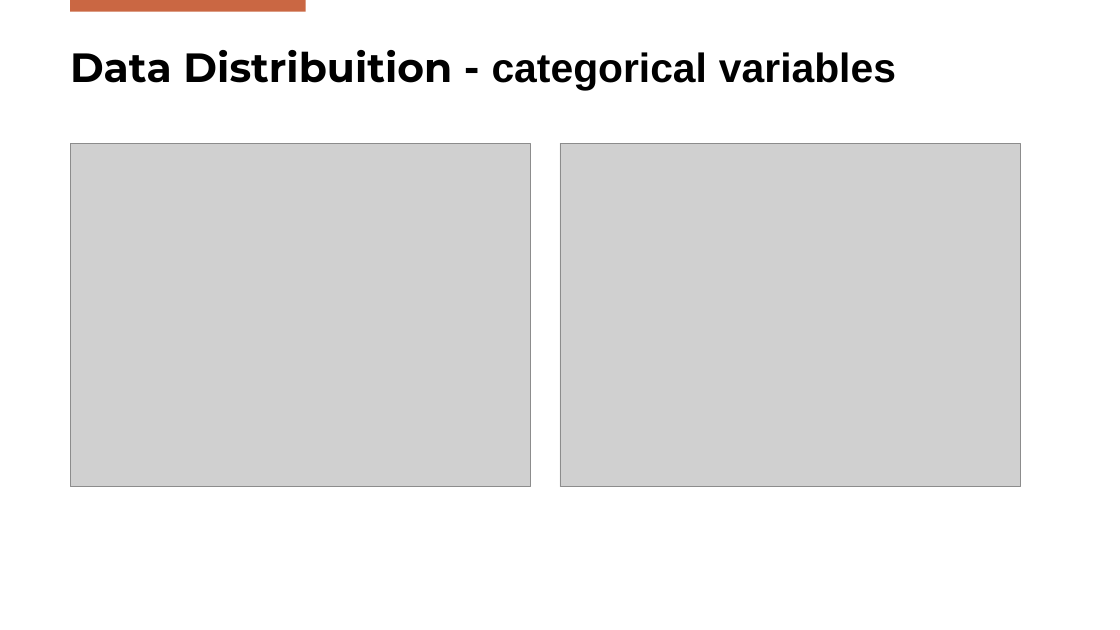
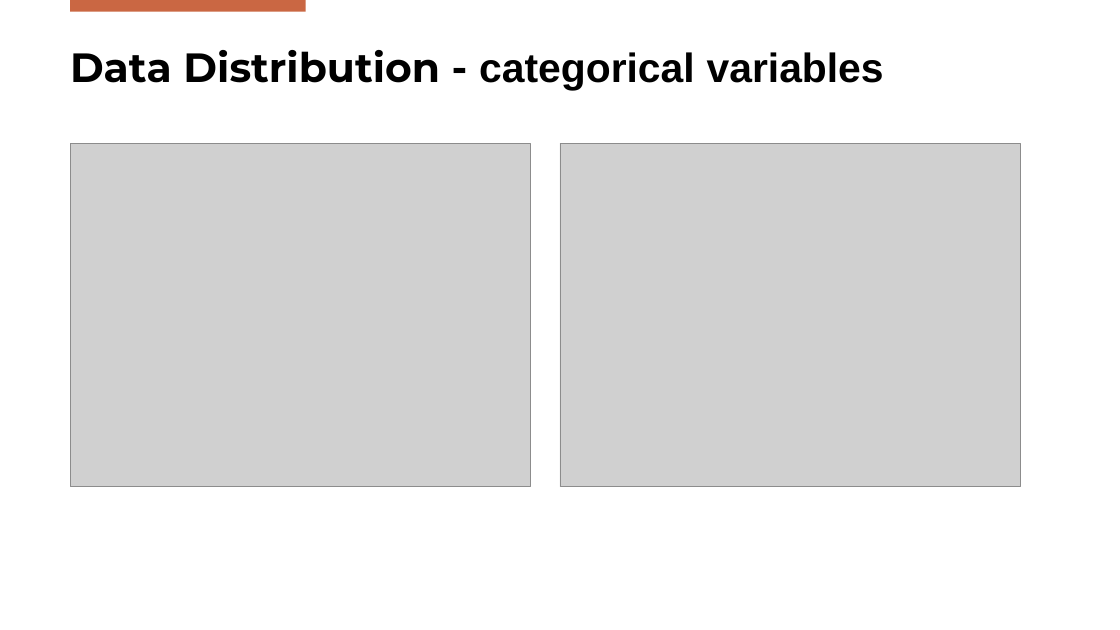
Before and after one commit to DanieleGotti/Food_Delivery_Time_Prediction, a slide deck: slide 11 of Presentazione_Gotti_Mazzoleni.pptx. Drawn at 1120x630 pixels with LibreOffice and Linux fonts; fonts in the diff are those of the drawing; grey boxes stand for pictures; background and template pictures are left out. Boxes give left, top, right and bottom in pixels: in the first picture for what was removed or moved away, otherwise in the second. Text is boxed around its words. In the diff, an @@ line names an element or a change of style, - is before the commit and + after.

```diff
--- a/Presentazione_Gotti_Mazzoleni.pptx
+++ b/Presentazione_Gotti_Mazzoleni.pptx
@@ title at [70,50,884,91]: text changed @@
-Data Distribuition - categorical variables
+Data Distribution - categorical variables
```
Also in this commit, not shown: 4 other slides changed, 6 slides added, 1 other file.
